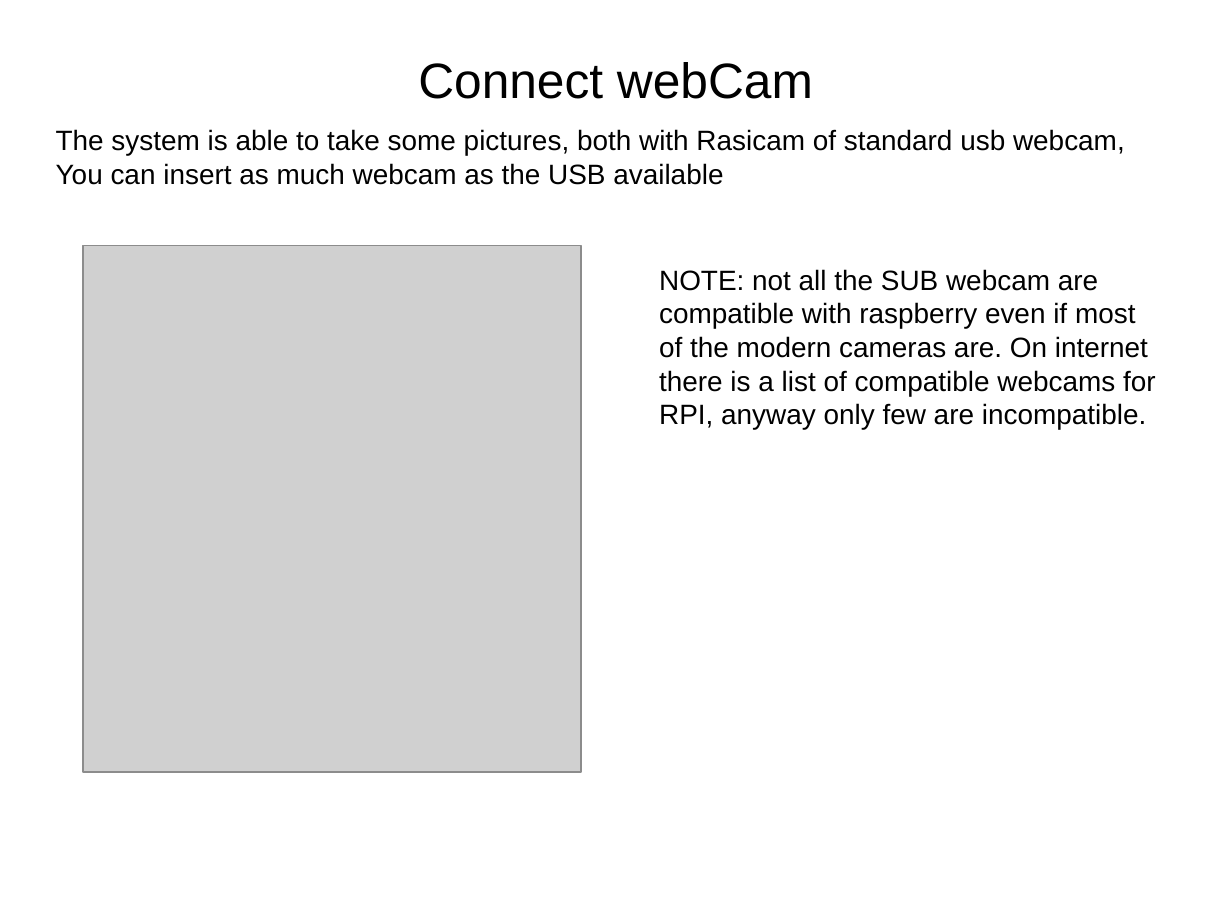
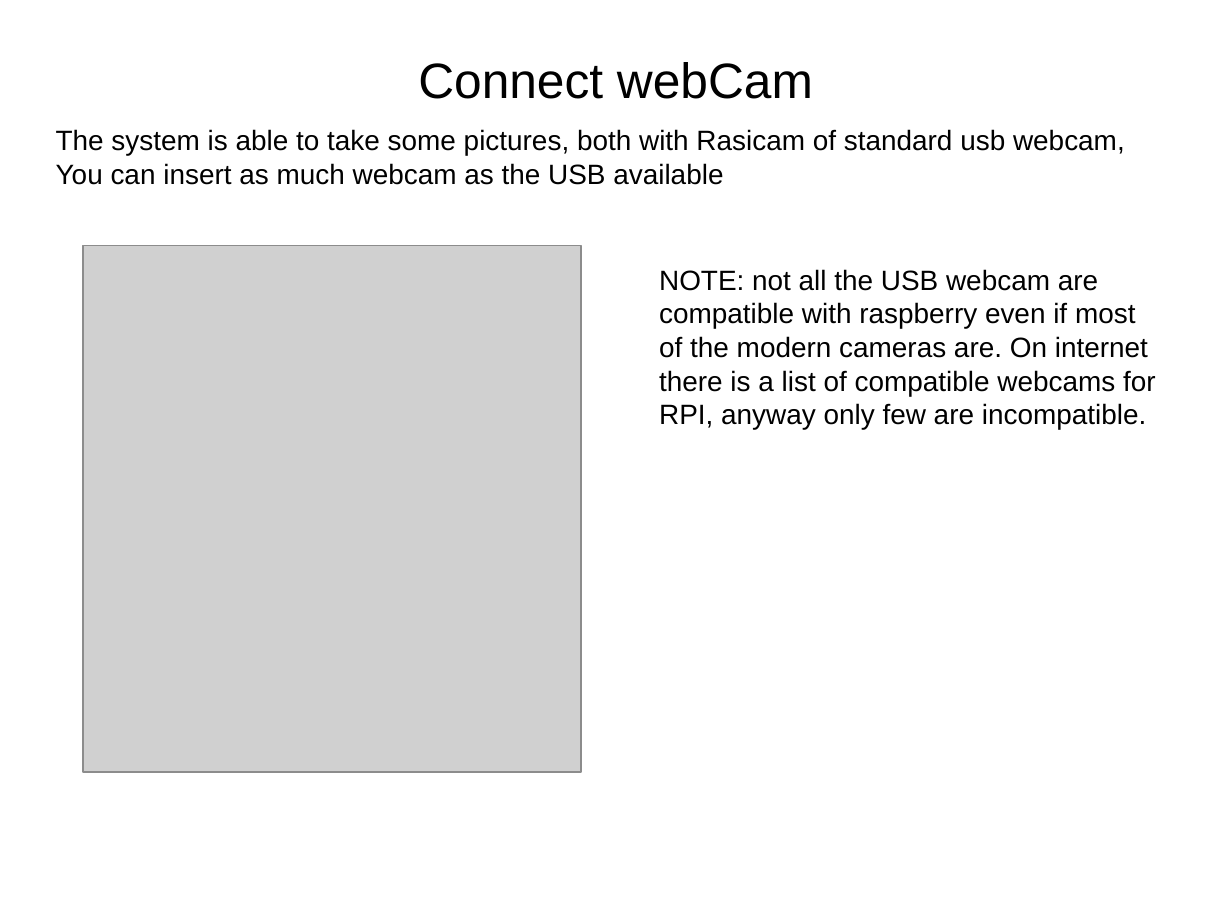
Before and after one commit to Hydrosys4/Master, a slide deck: slide 8 of Documentation/Hardware.odp. Drawn at 1232x924 pixels with LibreOffice and Linux fonts; fonts in the diff are those of the drawing; grey boxes stand for pictures. Boxes give left, top, right and bottom in pixels: in the first picture for what was removed or moved away, otherwise in the second. Text is boxed around its words. In the diff, an @@ line names an element or a change of style, - is before the commit and + after.

```diff
--- a/Documentation/Hardware.odp
+++ b/Documentation/Hardware.odp
@@ text at (659, 269, 1156, 429): text changed @@
-NOTE: not all the SUB webcam are compatible with raspberry even if most of the modern cameras are. On internet there is a list of compatible webcams for RPI, anyway only few are incompatible.
+NOTE: not all the USB webcam are compatible with raspberry even if most of the modern cameras are. On internet there is a list of compatible webcams for RPI, anyway only few are incompatible.
```
Also in this commit, not shown: 3 other slides changed, 52 other files.
